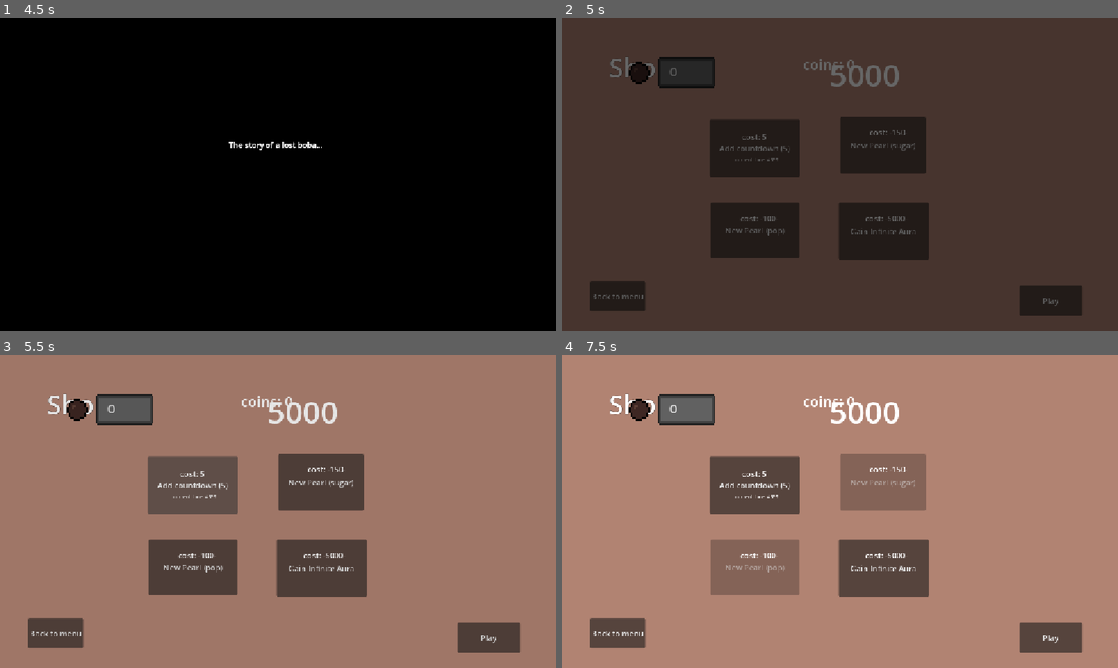
Above: before the commit, frames 1-4 (two rows, left to right).
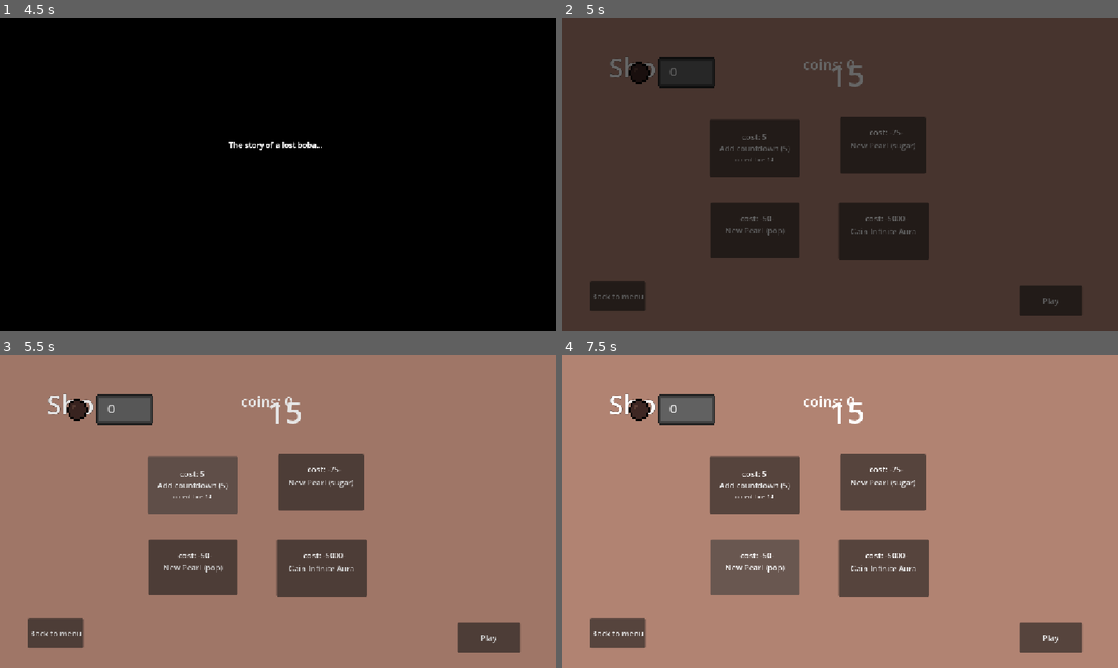
Above: after the commit, the same moments.

Repository: Adi-Ari-17/tapioca-run
Game: Godot game, scene res://scenes/main.tscn
The game is run twice, just before and just after one commit, with the same random seed, the same clock (stepped at 60 frames per second) and the same inputs.
Inputs (mouse positions are in pixels of both pictures, inside the frame that each line leads up to):
- Up to frame 1 (4.5 s): click "Start Game" at 0.5 s; click "Start Game" at 1.25 s; click "Shop" at 2 s; click "credits" at 2.75 s; hold Up (up) 3.53-4.28 s; hold Right (right) from 3.53 s (still down); tap I (interact) at 3.6 s; tap Up (up) at 4.35 s
- Up to frame 2 (5 s): keep holding Right (right); tap Up (up) at 4.52, 4.82 s; tap I (interact) at 4.55 s
- Up to frame 3 (5.5 s): release Right (right) at 5 s; click "Add countdown (5)" at 5 s
- Up to frame 4 (7.5 s): click "New Pearl (pop)" at 5.75 s; click "New Pearl (sugar)" at 6.5 s; click (756, 567) at 7.25 s, where only the run after the commit has a clickable "New Pearl (pop)"

Frame 1 is identical in both runs. In frame 2, 0.4% of the frame differs, in the area x 36-62%, y 15-65%; in frame 3, 0.4%; in frame 4, 5.9%, in the area x 26-66%, y 15-77%.

Commit message:
player improvements and shop cost downs

Diff:
--- a/tapioca-run/scenes/player.tscn
+++ b/tapioca-run/scenes/player.tscn
@@ -33,21 +33,54 @@
 "values": [Vector2(0, -8)]
 }
 
+[sub_resource type="Animation" id="Animation_y4r1p"]
+resource_name = "SideStick sugar"
+tracks/0/type = "value"
+tracks/0/imported = false
+tracks/0/enabled = true
+tracks/0/path = NodePath("Sprite2D:frame_coords")
+tracks/0/interp = 1
+tracks/0/loop_wrap = true
+tracks/0/keys = {
+"times": PackedFloat32Array(0),
+"transitions": PackedFloat32Array(1),
+"update": 1,
+"values": [Vector2i(0, 11)]
+}
+
 [sub_resource type="Animation" id="Animation_ur7pv"]
 resource_name = "die"
 step = 0.05
 
+[sub_resource type="Animation" id="Animation_d2wvv"]
+resource_name = "double jump pop"
+length = 0.3
+step = 0.05
+tracks/0/type = "value"
+tracks/0/imported = false
+tracks/0/enabled = true
+tracks/0/path = NodePath("Sprite2D:frame_coords")
+tracks/0/interp = 1
+tracks/0/loop_wrap = true
+tracks/0/keys = {
+"times": PackedFloat32Array(0, 0.05, 0.1, 0.15, 0.2, 0.25),
+"transitions": PackedFloat32Array(1, 1, 1, 1, 1, 1),
+"update": 1,
+"values": [Vector2i(0, 10), Vector2i(1, 10), Vector2i(2, 10), Vector2i(3, 10), Vector2i(4, 10), Vector2i(5, 10)]
+}
+
 [sub_resource type="Animation" id="Animation_g2els"]
 resource_name = "down-bounce-normal"
-length = 0.16666667
-tracks/0/type = "value"
-tracks/0/imported = false
-tracks/0/enabled = true
-tracks/0/path = NodePath("Sprite2D:frame_coords")
-tracks/0/interp = 1
-tracks/0/loop_wrap = true
-tracks/0/keys = {
-"times": PackedFloat32Array(0, 0.033333335, 0.06666667, 0.1, 0.13333334, 0.16666667),
+length = 0.25
+step = 0.05
+tracks/0/type = "value"
+tracks/0/imported = false
+tracks/0/enabled = true
+tracks/0/path = NodePath("Sprite2D:frame_coords")
+tracks/0/interp = 1
+tracks/0/loop_wrap = true
+tracks/0/keys = {
+"times": PackedFloat32Array(0, 0.05, 0.1, 0.15, 0.2, 0.25),
 "transitions": PackedFloat32Array(1, 1, 1, 1, 1, 1),
 "update": 1,
 "values": [Vector2i(2, 0), Vector2i(4, 0), Vector2i(3, 0), Vector2i(2, 0), Vector2i(1, 0), Vector2i(0, 0)]
@@ -59,7 +92,7 @@
 tracks/1/interp = 1
 tracks/1/loop_wrap = true
 tracks/1/keys = {
-"times": PackedFloat32Array(0, 0.033333335, 0.06666667, 0.1, 0.13333334, 0.16666667),
+"times": PackedFloat32Array(0, 0.05, 0.1, 0.15, 0.2, 0.25),
 "transitions": PackedFloat32Array(1, 1, 1, 1, 1, 1),
 "update": 1,
 "values": [Vector2(0, -6), Vector2(0, -4), Vector2(0, -5), Vector2(0, -6), Vector2(0, -7), Vector2(0, -8)]
@@ -209,7 +242,9 @@
 [sub_resource type="AnimationLibrary" id="AnimationLibrary_qhqgy"]
 _data = {
 &"RESET": SubResource("Animation_qlg0r"),
+&"SideStick sugar": SubResource("Animation_y4r1p"),
 &"die": SubResource("Animation_ur7pv"),
+&"double jump pop": SubResource("Animation_d2wvv"),
 &"down-bounce-normal": SubResource("Animation_g2els"),
 &"down-bounce-pop": SubResource("Animation_qhqgy"),
 &"down-bounce-sugar": SubResource("Animation_dqkch"),
--- a/tapioca-run/scenes/shop.tscn
+++ b/tapioca-run/scenes/shop.tscn
@@ -80,7 +80,7 @@
 offset_top = 21.0
 offset_right = 111.0
 offset_bottom = 44.0
-text = "cost: -100-"
+text = "cost: -50-"
 label_settings = SubResource("LabelSettings_e1o86")
 
 [node name="Pearl2" type="Button" parent="." unique_id=962100626]
@@ -96,7 +96,7 @@
 offset_top = 20.0
 offset_right = 110.0
 offset_bottom = 43.0
-text = "cost: -150-"
+text = "cost: -75-"
 label_settings = SubResource("LabelSettings_e1o86")
 
 [node name="Label" type="Label" parent="." unique_id=1937225955]
--- a/tapioca-run/scripts/GameManager.gd
+++ b/tapioca-run/scripts/GameManager.gd
@@ -5,7 +5,7 @@
 var spawn_pos: Vector2 = Vector2(0, 0)
 var coins: int = 0
 var countdown: int = 0
-var count_max: int = 5000
+var count_max: int = 15
 var timecost: int = 5
 var first_time: bool = true
 var player_state: String = "normal"
--- a/tapioca-run/scripts/Shop.gd
+++ b/tapioca-run/scripts/Shop.gd
@@ -22,16 +22,20 @@
 func _on_countdown_pressed() -> void:
 	if GameManager.coins >= GameManager.timecost:
 		GameManager.coins -= GameManager.timecost
-		GameManager.count_max += 5
+		GameManager.count_max += 10
 		GameManager.timecost += randi_range(3, 8)
 
 func _on_play_pressed() -> void:
 	game_start.emit()
 
 func _on_pearl_1_pressed() -> void:
-	GameManager.unlocked_states.append("pop")
-	$Pearl1.disabled = true
+	if GameManager.coins >= 50:
+		GameManager.unlocked_states.append("pop")
+		$Pearl1.disabled = true
+		GameManager.coins -= 50
 
 func _on_pearl_2_pressed() -> void:
-	GameManager.unlocked_states.append("sugar")
-	$Pearl2.disabled = true
+	if GameManager.coins >= 75:
+		GameManager.unlocked_states.append("sugar")
+		$Pearl2.disabled = true
+		GameManager.coins -= 75
--- a/tapioca-run/scripts/main.gd
+++ b/tapioca-run/scripts/main.gd
@@ -36,10 +36,12 @@
 		hud.hide()
 	if player:
 		player.hide()
+		player.velocity = Vector2.ZERO
+		player.wall_cooldown_timer = 0
 		player.set_physics_process(false)
-		player.global_position = spawn_pos
 	if transition_layer:
 		await transition_layer.fade_in()
+	player.global_position = spawn_pos
 	for child in level_node.get_children():
 		child.queue_free()
 	var new_level = load(level)
--- a/tapioca-run/scripts/player.gd
+++ b/tapioca-run/scripts/player.gd
@@ -8,6 +8,8 @@
 var was_wall_sliding: bool = false
 var wall_time_elapsed: float = 0.0
 const WALL_GRACE_PERIOD: float = 0.25
+var was_airborne: bool = false
+
 @onready var cam: Camera2D = $Camera2D
 @onready var animation_player: AnimationPlayer = $AnimationPlayer
 @onready var hitfx: GPUParticles2D = $HitFX/GPUParticles2D
@@ -25,7 +27,9 @@
 		wall_progress_bar.value = wall_cooldown_timer
 	else:
 		wall_progress_bar.visible = false
+
 	if not is_on_floor():
+		was_airborne = true
 		velocity += get_gravity() * delta
 	else:
 		can_double_jump = true
@@ -34,19 +38,36 @@
 		was_wall_sliding = false
 		wall_time_elapsed = 0.0
 
+		# Ground landing bounce (triggers once on landing)
+		if was_airborne and touched_floor:
+			play_bounce_animation()
+			if GameManager.player_state == "sugar":
+				velocity.y = -250.0
+				GameManager.countdown -= 1
+			else:
+				GameManager.countdown -= 1
+				velocity.y = -325.0
+			was_airborne = false
+
 	if GameManager.controls_allowed == true:
 		var direction := Input.get_axis("left", "right")
 		var can_wall_slide = not is_on_floor() and is_on_wall() and GameManager.player_state == "sugar" and wall_cooldown_timer <= 0
 		var is_pushing_against_wall = (direction < 0 and $Sprite2D.flip_h) or (direction > 0 and not $Sprite2D.flip_h)
+
 		if can_wall_slide and (is_pushing_against_wall or Input.is_action_pressed("up") or Input.is_action_pressed("down")):
 			was_wall_sliding = true
 			wall_time_elapsed += delta
+
+			if animation_player.current_animation != "SideStick sugar":
+				animation_player.play("SideStick sugar")
+
 			if Input.is_action_pressed("up"):
 				velocity.y = -150.0
 			elif Input.is_action_pressed("down"):
 				velocity.y = 150.0
 			else:
 				velocity.y = min(velocity.y, 40.0)
+
 			if direction != 0:
 				velocity.x = direction * SPEED
 				$Sprite2D.flip_h = (direction < 0)
@@ -58,23 +79,22 @@
 					wall_cooldown_timer = WALL_COOLDOWN_DURATION
 				was_wall_sliding = false
 				wall_time_elapsed = 0.0
+
+			if animation_player.current_animation == "SideStick sugar":
+				update_animation()
+
 			if direction:
 				velocity.x = direction * SPEED
 				$Sprite2D.flip_h = (direction < 0)
 			else:
 				velocity.x = move_toward(velocity.x, 0, SPEED)
-		if is_on_floor() and touched_floor:
-			play_bounce_animation()
-			if GameManager.player_state == "sugar":
-				velocity.y = -250.0
-				GameManager.countdown -= 1
-			else:
-				GameManager.countdown -= 1
-				velocity.y = -325.0
+
 		if Input.is_action_just_pressed("up") and not is_on_floor():
 			if GameManager.player_state == "pop" and can_double_jump:
 				velocity.y = -280.0
 				can_double_jump = false
+				animation_player.play("double jump pop")
+
 		if Input.is_action_just_pressed("interact"):
 			try_switch_state()
 
@@ -84,7 +104,7 @@
 	if GameManager.countdown >= 50:
 		var current_index = GameManager.unlocked_states.find(GameManager.player_state)
 		if current_index != -1 and GameManager.unlocked_states.size() > 1:
-			GameManager.countdown -= 10
+			GameManager.countdown -= 50
 			var next_index = (current_index + 1) % GameManager.unlocked_states.size()
 			GameManager.player_state = GameManager.unlocked_states[next_index]
 			update_animation()
@@ -112,6 +132,8 @@
 		animation_player.play("idle-pop")
 	elif anim_name == "down-bounce-sugar":
 		animation_player.play("idle-sugar")
+	elif anim_name == "double jump pop":
+		animation_player.play("idle-pop")
 
 func _on_hurbox_entered(area: Area2D) -> void:
 	if area.is_in_group("hazards"):
